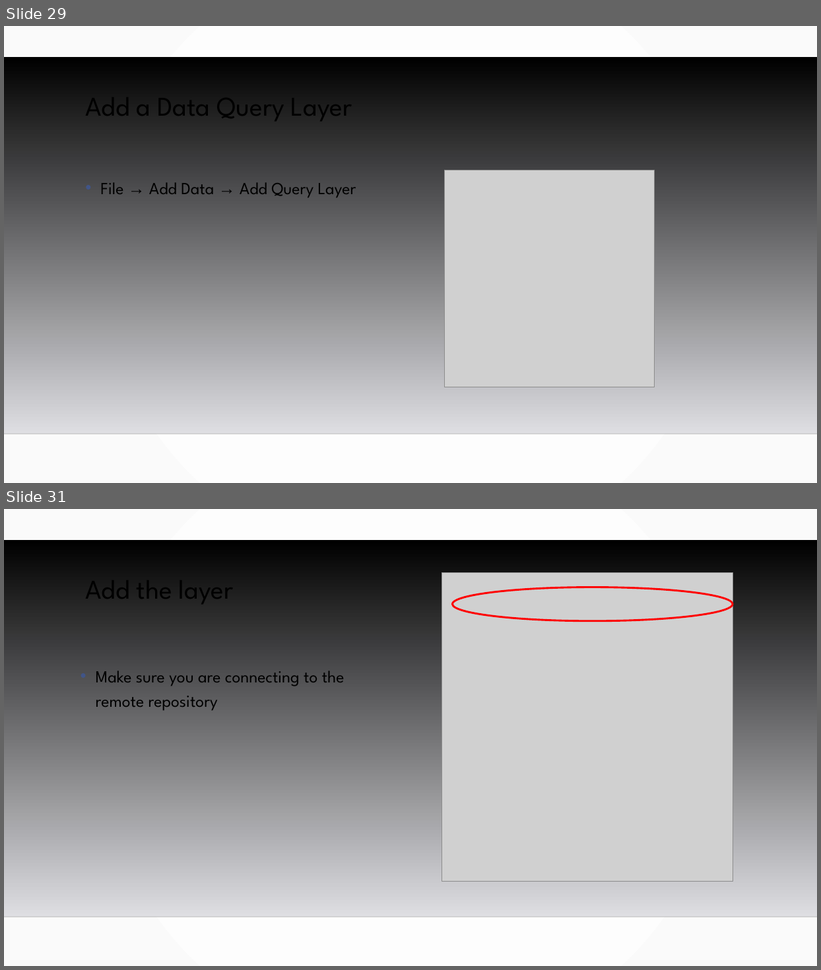
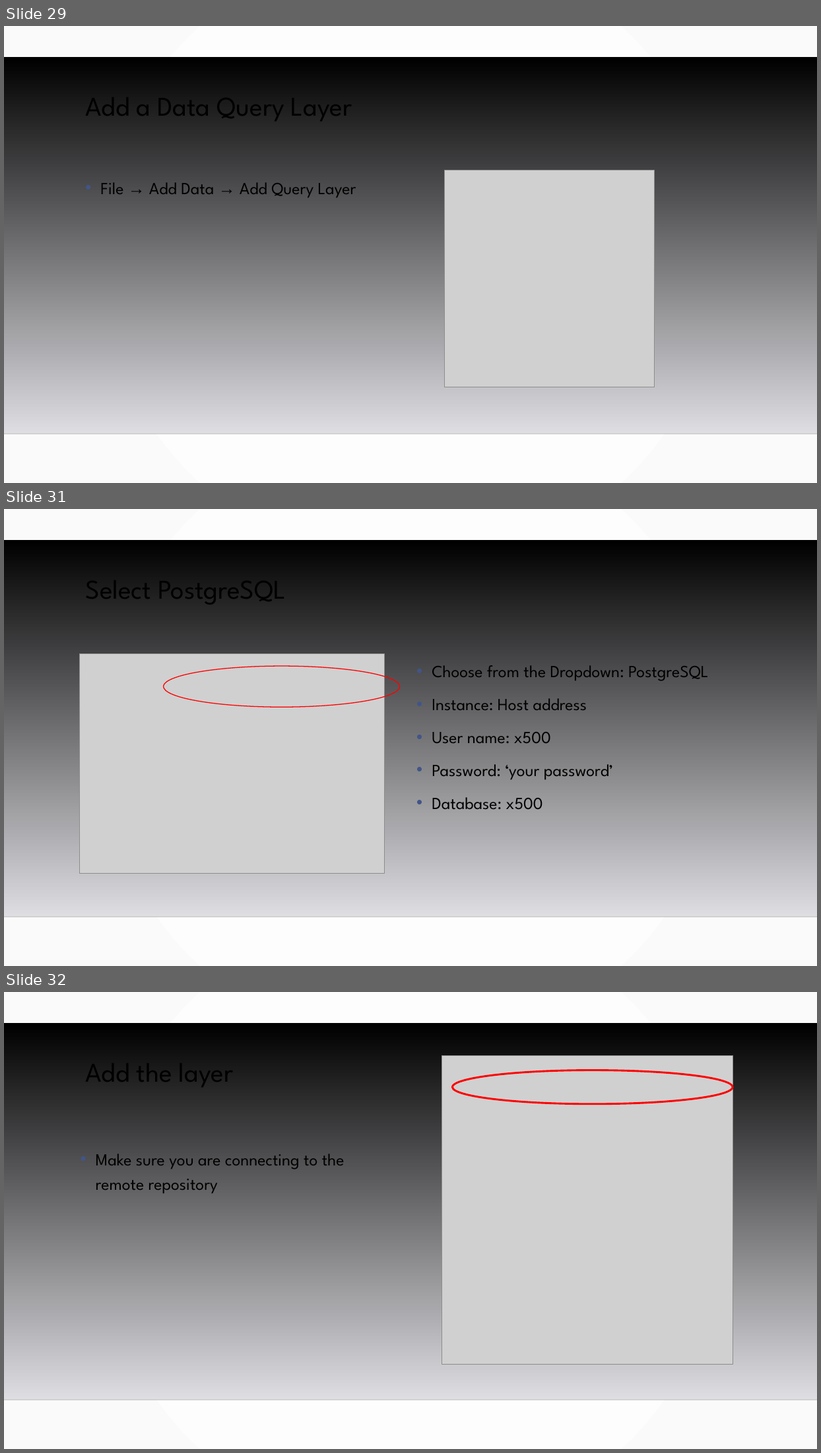
Before and after one commit to MGIS-UMN/GIS5577_week10, a slide deck: Creating_geospatial_services.odp. Shown one above the other, each under a label of ours: slides 29 and 31 before the commit, slides 29, 31 and 32 after it; the slides between them are not shown. The pictures are 821x970 and 821x1453 pixels, drawn with LibreOffice and Linux fonts; fonts in the diff are those of the drawing; grey boxes stand for pictures; background and template pictures are left out. Boxes give left, top, right and bottom in pixels: in the first picture for what was removed or moved away, otherwise in the second. Text is boxed around its words. In the diff, an @@ line names an element or a change of style, - is before the commit and + after.

```diff
--- a/Creating_geospatial_services.odp
+++ b/Creating_geospatial_services.odp
@@ slide 31 added at (x1=4, y1=509, x2=817, y2=966), background gradient #FFFFFF to #FAFAFA; not listed: 2 template elements that a slide beside it also shows @@
@@ title added at (x1=86, y1=568, x2=286, y2=609), 32 pt, text #000000 @@
+Select PostgreSQL
@@ picture added at (x1=80, y1=654, x2=385, y2=874) @@
@@ freeform shape added at (x1=164, y1=666, x2=400, y2=707), outline #FF0000 0.99 pt @@
@@ text added at (x1=432, y1=665, x2=708, y2=809), 20 pt, text #000000 @@
+• Choose from the Dropdown: PostgreSQL
+• Instance: Host address
+• User name: x500
+• Password: ‘your password’
+• Database: x500
@@ what was slide 31 is now slide 32 @@
```
Also in this commit, not shown: 2 slides changed, 1 other slide added, 1 slide removed.
